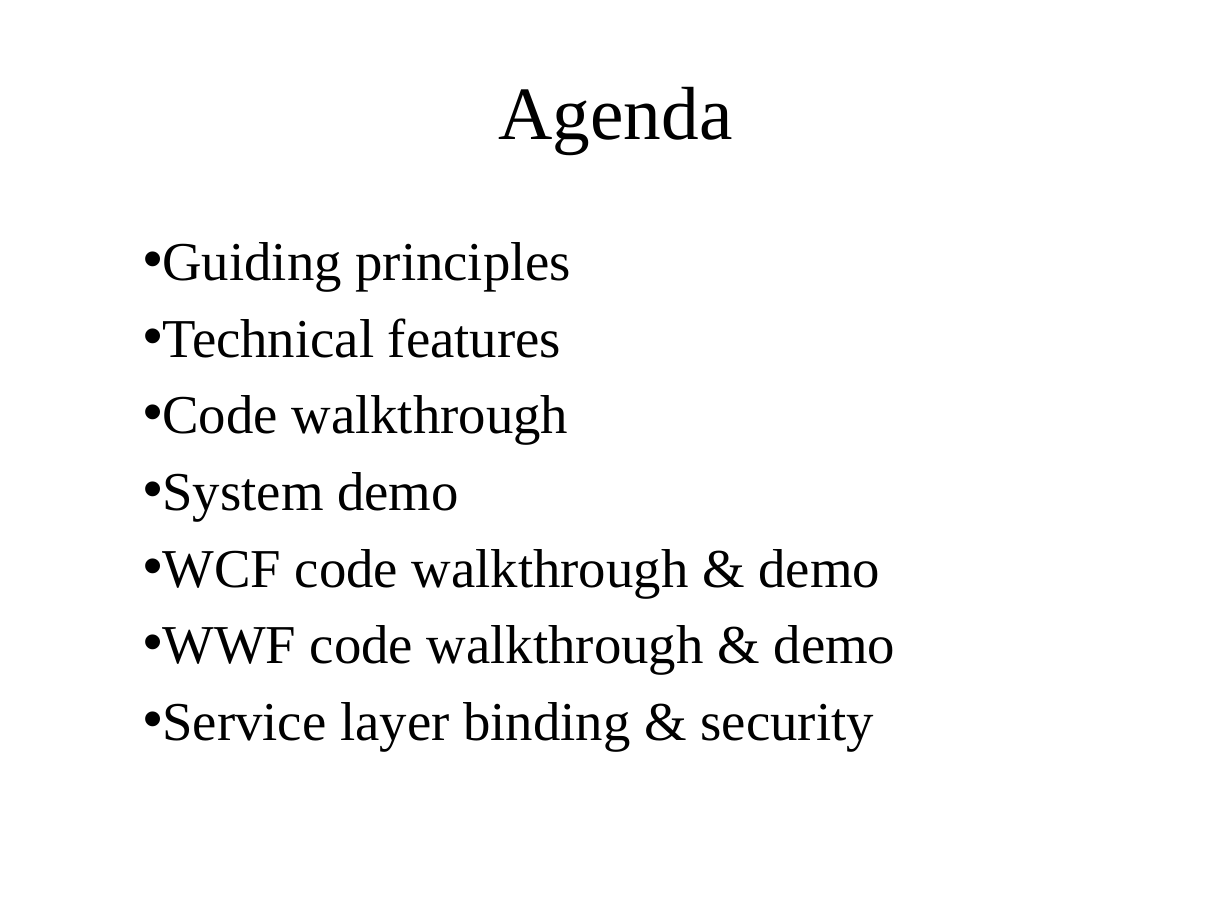
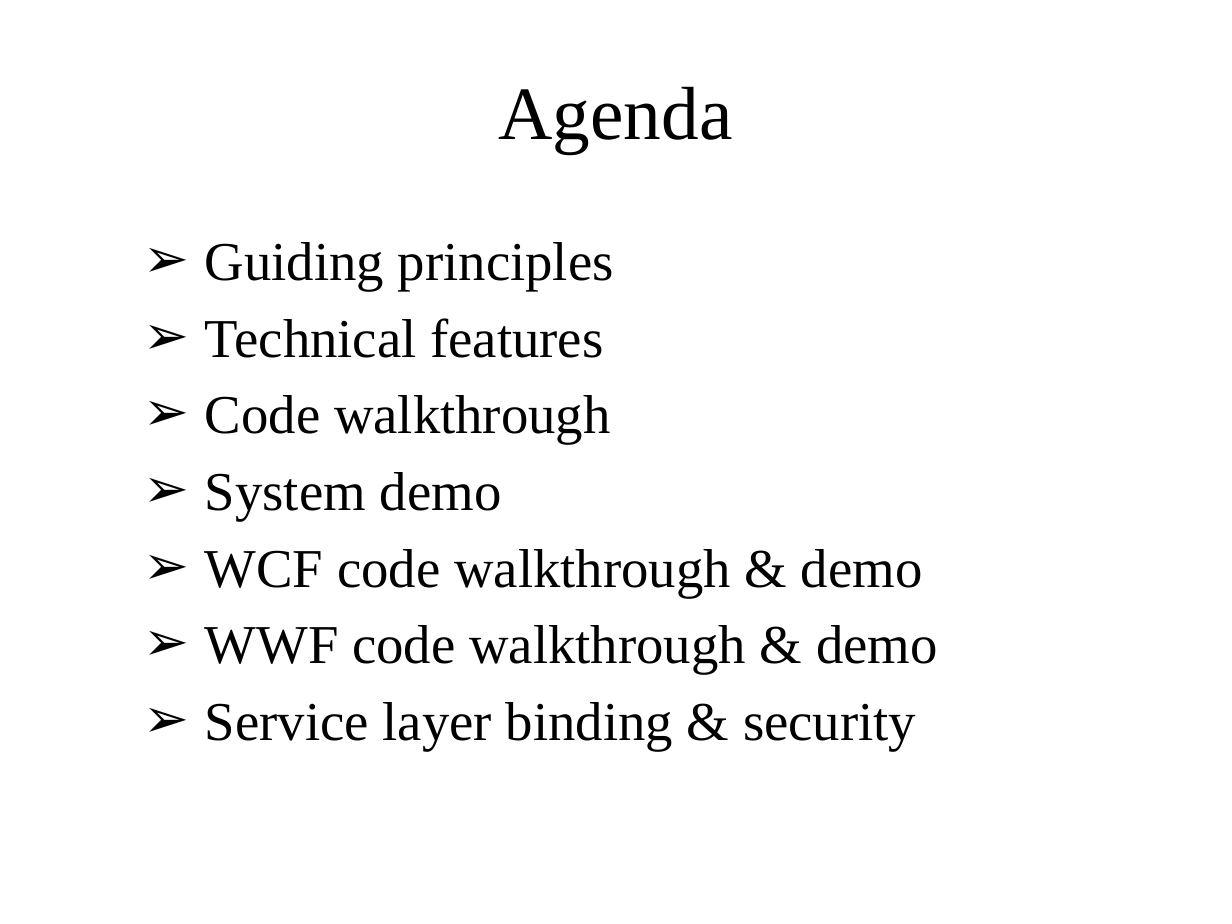
Before and after one commit to XUMINSHENG/dotNET_CA, a slide deck: slide 1 of Docs/presentation/ENET_FT1_presentation_sketch.pptx. Drawn at 1232x924 pixels with LibreOffice and Linux fonts; fonts in the diff are those of the drawing. Boxes give left, top, right and bottom in pixels: in the first picture for what was removed or moved away, otherwise in the second. Text is boxed around its words. In the diff, an @@ line names an element or a change of style, - is before the commit and + after.

```diff
--- a/Docs/presentation/ENET_FT1_presentation_sketch.pptx
+++ b/Docs/presentation/ENET_FT1_presentation_sketch.pptx
@@ subtitle "Guiding principles" at (205, 242, 938, 751): bullet • to ➢ @@
```
Also in this commit, not shown: 3 other slides changed, 4 other files.
